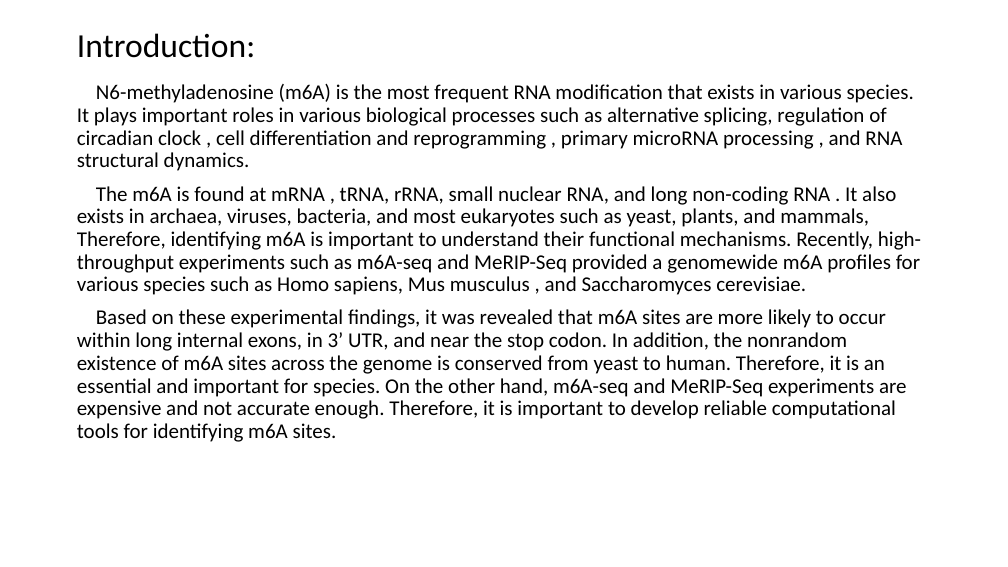
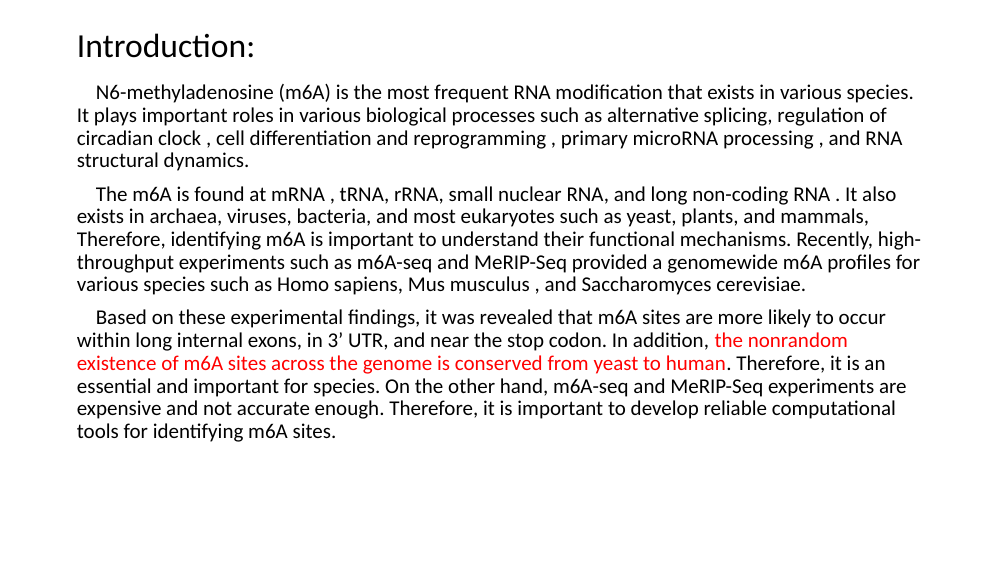
Before and after one commit to YanChengHuang/paper_implement, a slide deck: slide 3 of iN6-Methyl/Presentation/iN6-Methyl.pptx. Drawn at 1008x567 pixels with LibreOffice and Linux fonts; fonts in the diff are those of the drawing. Boxes give left, top, right and bottom in pixels: in the first picture for what was removed or moved away, otherwise in the second. Text is boxed around its words. In the diff, an @@ line names an element or a change of style, - is before the commit and + after.

```diff
--- a/iN6-Methyl/Presentation/iN6-Methyl.pptx
+++ b/iN6-Methyl/Presentation/iN6-Methyl.pptx
@@ text at (77,309,907,442): text colour #000000 to #FF0000 in "the nonrandom existence of m6A sites across ..." @@
```
Also in this commit, not shown: 8 other slides changed, 2 other files.
